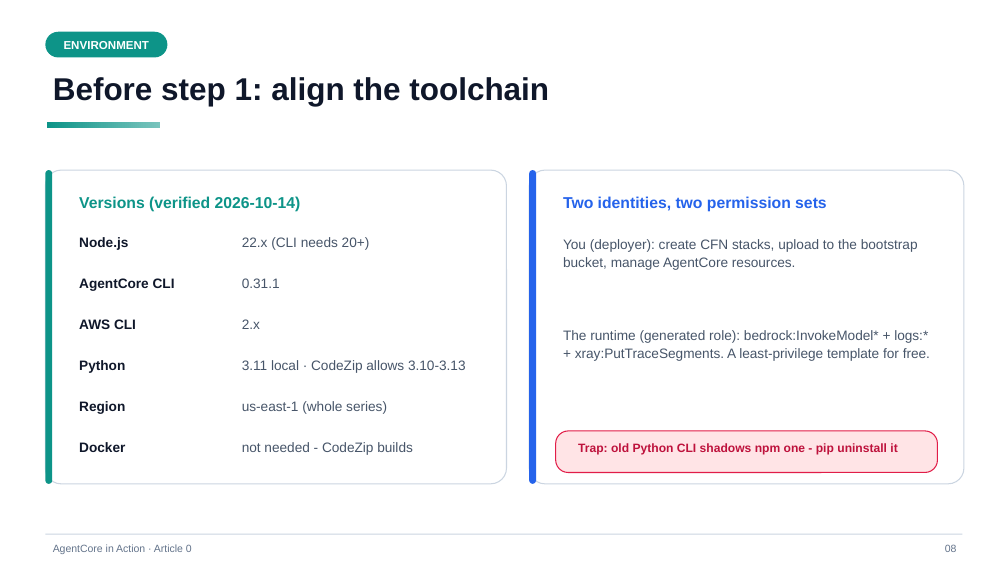
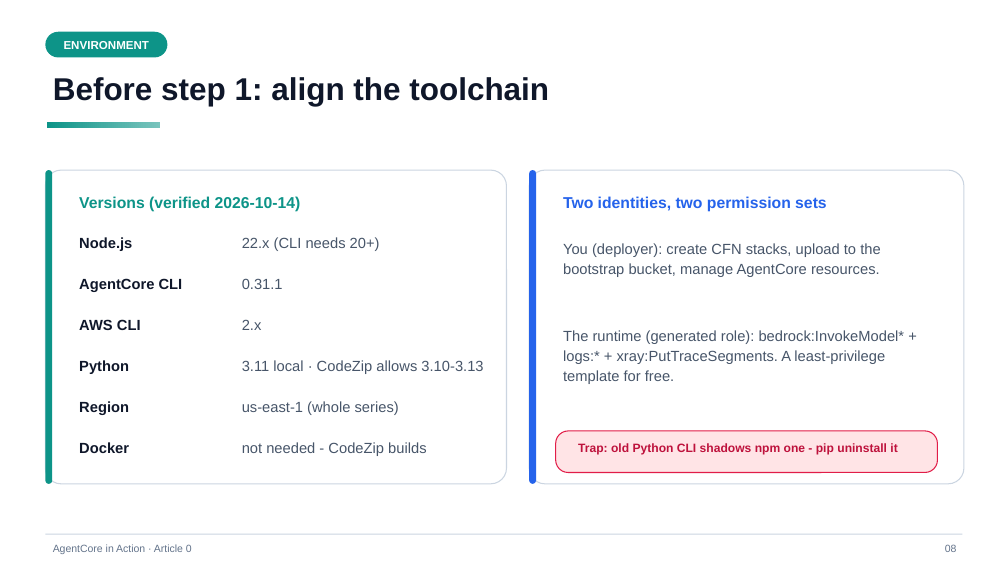
Before and after one commit to pinxiong/bedrock-agentcore-in-action, a slide deck: slide 8 of articles/decks/aws-agentcore-under-the-hood.pptx. Drawn at 1008x567 pixels with LibreOffice and Linux fonts; fonts in the diff are those of the drawing. Boxes give left, top, right and bottom in pixels: in the first picture for what was removed or moved away, otherwise in the second. Text is boxed around its words. In the diff, an @@ line names an element or a change of style, - is before the commit and + after.

```diff
--- a/articles/decks/aws-agentcore-under-the-hood.pptx
+++ b/articles/decks/aws-agentcore-under-the-hood.pptx
@@ text "You (deployer): create CFN stacks, ..." at (x1=563, y1=243, x2=880, y2=277): size 13 to 14 pt; line spacing 1.1 to 1.12 @@
@@ text "The runtime (generated role): bedrock:InvokeModel* ..." at (x1=563, y1=330, x2=905, y2=384): size 13 to 14 pt; line spacing 1.1 to 1.12 @@
@@ size 13 to 14 pt in 12 elements at (x1=79, y1=237, x2=132, y2=251), (x1=242, y1=237, x2=380, y2=251), (x1=79, y1=278, x2=183, y2=292), (x1=242, y1=278, x2=283, y2=289), (x1=79, y1=319, x2=141, y2=330), (x1=242, y1=320, x2=262, y2=330), (x1=79, y1=360, x2=129, y2=374), (x1=242, y1=360, x2=483, y2=374), (x1=79, y1=401, x2=129, y2=415), (x1=242, y1=401, x2=399, y2=415), (x1=79, y1=442, x2=129, y2=453), (x1=242, y1=442, x2=426, y2=456) @@
```
Also in this commit, not shown: 17 other slides changed, 1 other file.
